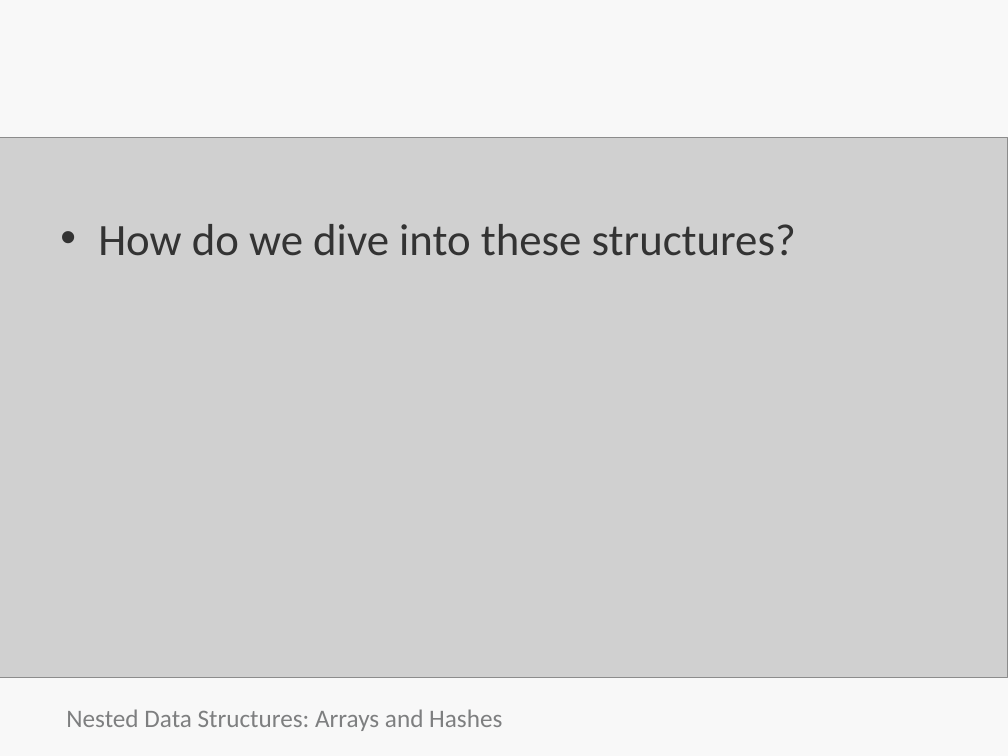
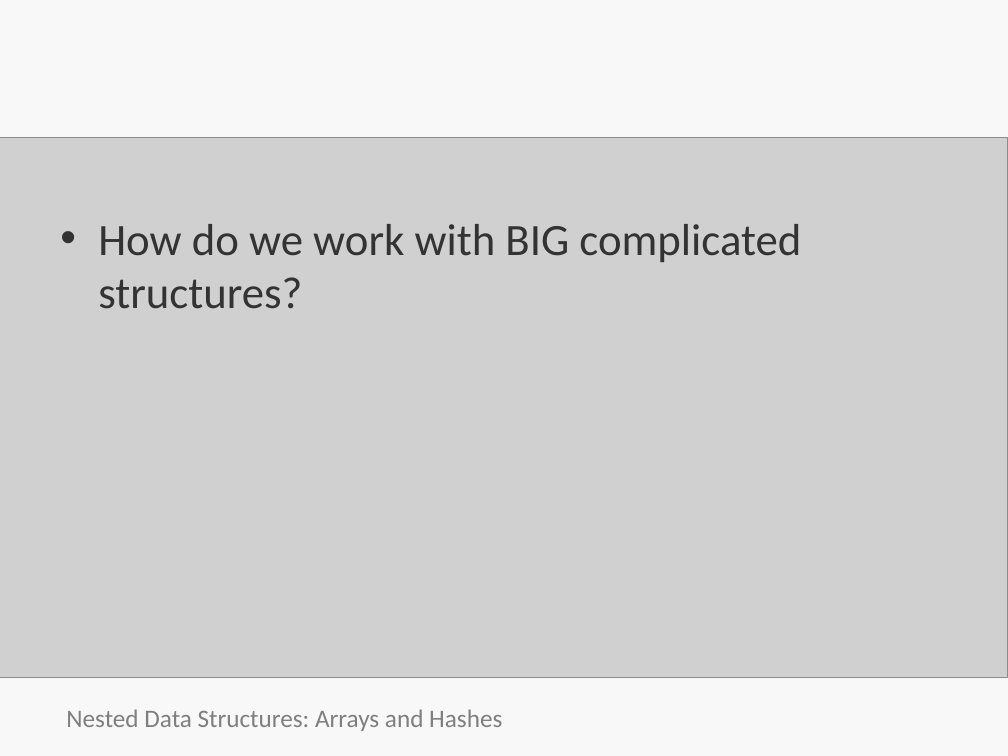
Before and after one commit to bootcoder/lectures, a slide deck: slide 10 of 1phase/data-stucts/HTC-nested-data-structures.pptx. Drawn at 1008x756 pixels with LibreOffice and Linux fonts; fonts in the diff are those of the drawing; grey boxes stand for pictures; background and template pictures are left out. Boxes give left, top, right and bottom in pixels: in the first picture for what was removed or moved away, otherwise in the second. Text is boxed around its words. In the diff, an @@ line names an element or a change of style, - is before the commit and + after.

Commit message:
update slides - pdf

```diff
--- a/1phase/data-stucts/HTC-nested-data-structures.pptx
+++ b/1phase/data-stucts/HTC-nested-data-structures.pptx
@@ text at bbox=[98, 224, 801, 309]: text changed @@
-• How do we dive into these structures?
+• How do we work with BIG complicated structures?
```
Also in this commit, not shown: 1 other file.
